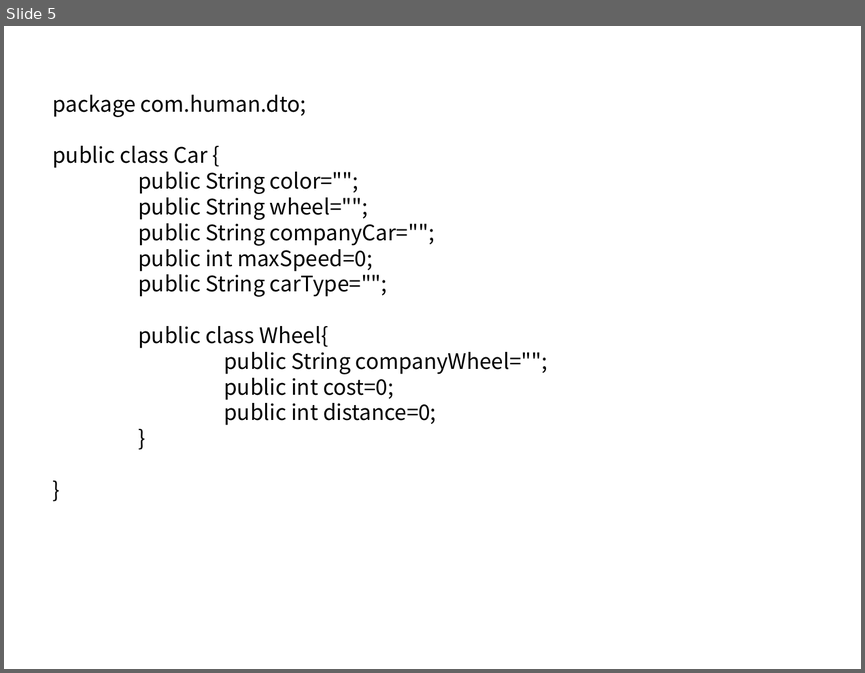
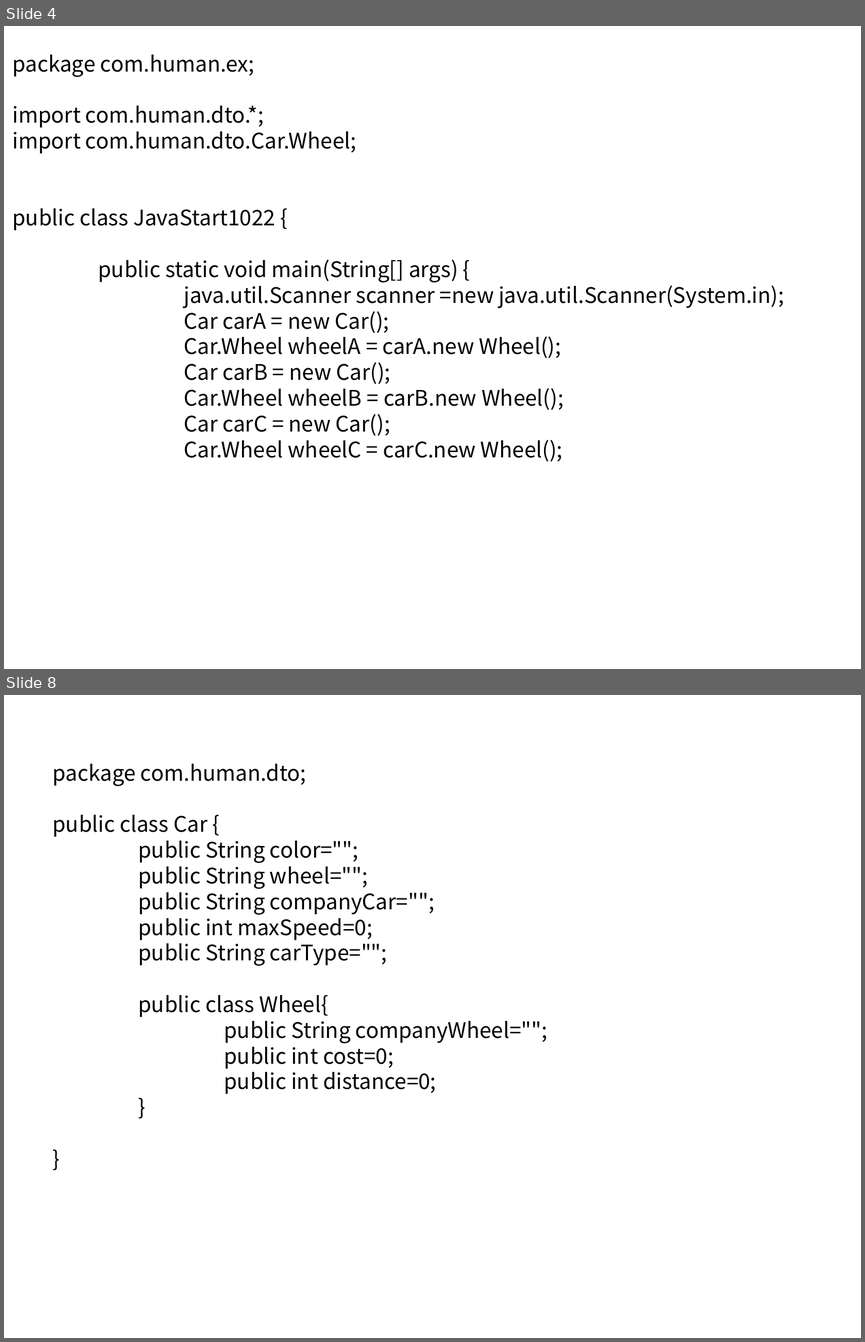
Before and after one commit to SniperDitto/javaBackupYSH, a slide deck: 1022/class유승화.pptx. Shown one above the other, each under a label of ours: slide 5 before the commit, slides 4 and 8 after it; the slides between them are not shown. The pictures are 865x673 and 865x1342 pixels, drawn with LibreOffice and Linux fonts; fonts in the diff are those of the drawing. Boxes give left, top, right and bottom in pixels: in the first picture for what was removed or moved away, otherwise in the second. Text is boxed around its words. In the diff, an @@ line names an element or a change of style, - is before the commit and + after.

```diff
--- a/1022/class유승화.pptx
+++ b/1022/class유승화.pptx
@@ slide 4 added at (x1=4, y1=26, x2=861, y2=669), background #FFFFFF @@
@@ text added at (x1=12, y1=55, x2=784, y2=461), 18 pt, text #000000 @@
+package com.human.ex;
+import com.human.dto.*;
+import com.human.dto.Car.Wheel;
+public class JavaStart1022 {
+public static void main(String[] args) {
+java.util.Scanner scanner =new java.util.Scanner(System.in);
+Car carA = new Car();
+Car.Wheel wheelA = carA.new Wheel();
+Car carB = new Car();
+Car.Wheel wheelB = carB.new Wheel();
+Car carC = new Car();
+Car.Wheel wheelC = carC.new Wheel();
@@ what was slide 5 is now slide 8 @@
```
Also in this commit, not shown: 4 slides changed, 2 other slides added.
